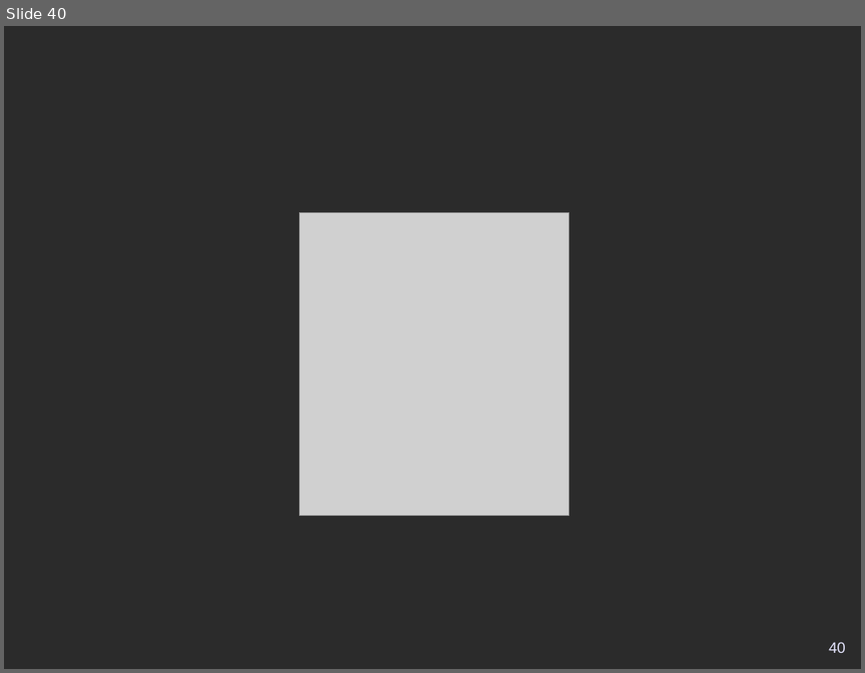
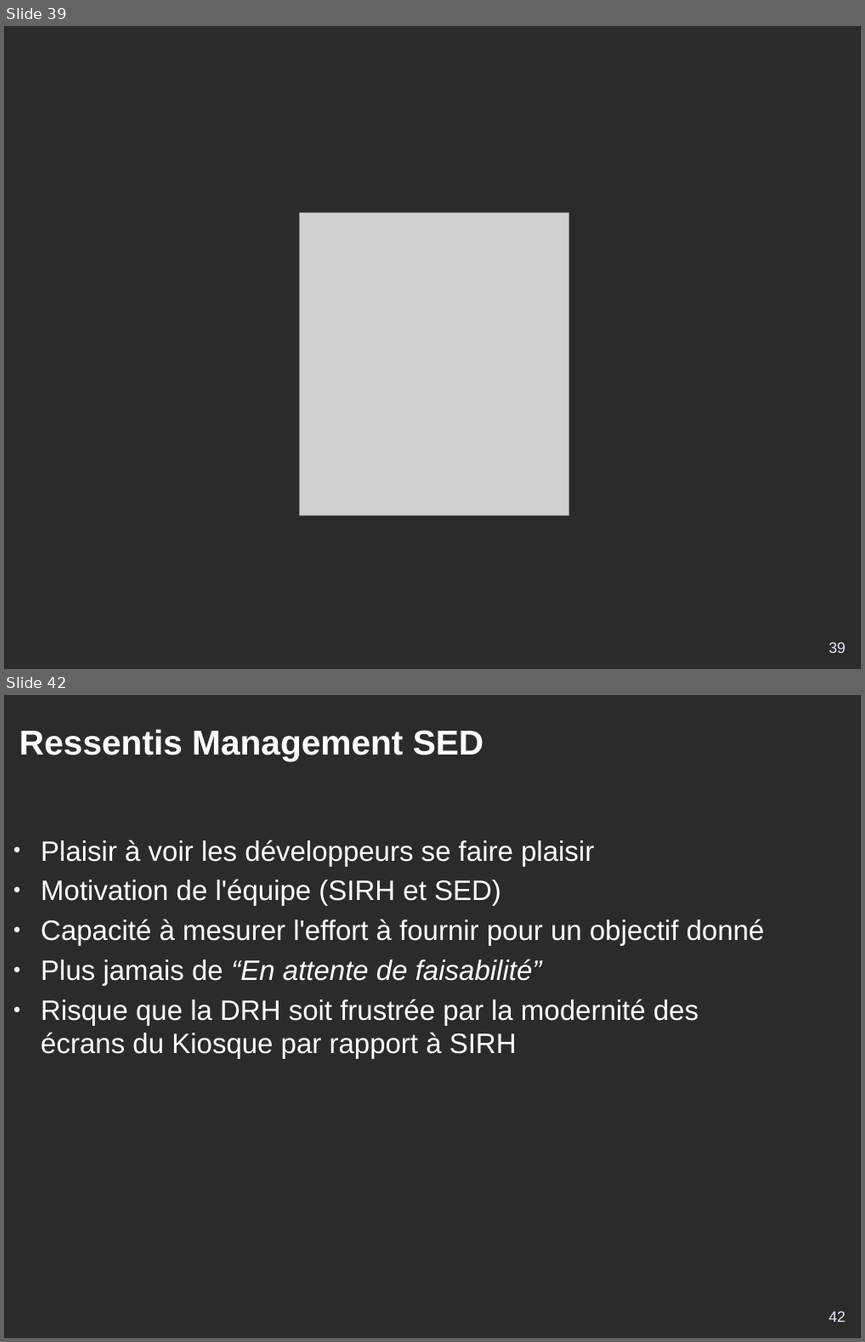
Before and after one commit to DSI-Ville-Noumea/sirh-kiosque-j2ee-old, a slide deck: src/site/resources/Kiosque_RH_J2EE_11021.odp. Shown one above the other, each under a label of ours: slide 40 before the commit, slides 39 and 42 after it; the slides between them are not shown. The pictures are 865x673 and 865x1342 pixels, drawn with LibreOffice and Linux fonts; fonts in the diff are those of the drawing; grey boxes stand for pictures; background and template pictures are left out; a plain dark background stands for a picture behind light text. Boxes give left, top, right and bottom in pixels: in the first picture for what was removed or moved away, otherwise in the second. Text is boxed around its words. In the diff, an @@ line names an element or a change of style, - is before the commit and + after.

Commit message:
Première version éligible à lecture pour commentaires, cf #11021.

```diff
--- a/src/site/resources/Kiosque_RH_J2EE_11021.odp
+++ b/src/site/resources/Kiosque_RH_J2EE_11021.odp
@@ slide 42 added at <box>4,695,861,1338</box>, background picture (left out) @@
@@ title added at <box>19,729,484,760</box>, 32 pt, text #FFFFFF, bold @@
+Ressentis Management SED
@@ text added at <box>41,839,765,1059</box>, 26 pt, text #FFFFFF @@
+● Plaisir à voir les développeurs se faire plaisir
+● Motivation de l'équipe (SIRH et SED)
+● Capacité à mesurer l'effort à fournir pour un objectif donné
+● Plus jamais de “En attente de faisabilité”
+● Risque que la DRH soit frustrée par la modernité des écrans du Kiosque par rapport à SIRH
@@ page number added at <box>828,1310,846,1321</box>, 14 pt, text #E6E6FF @@
+42
@@ what was slide 40 is now slide 39 @@
@@ page number at <box>828,641,846,652</box>: text changed @@
-40
+39
```
Also in this commit, not shown: 22 slides changed, 2 other slides added, 2 slides removed.
